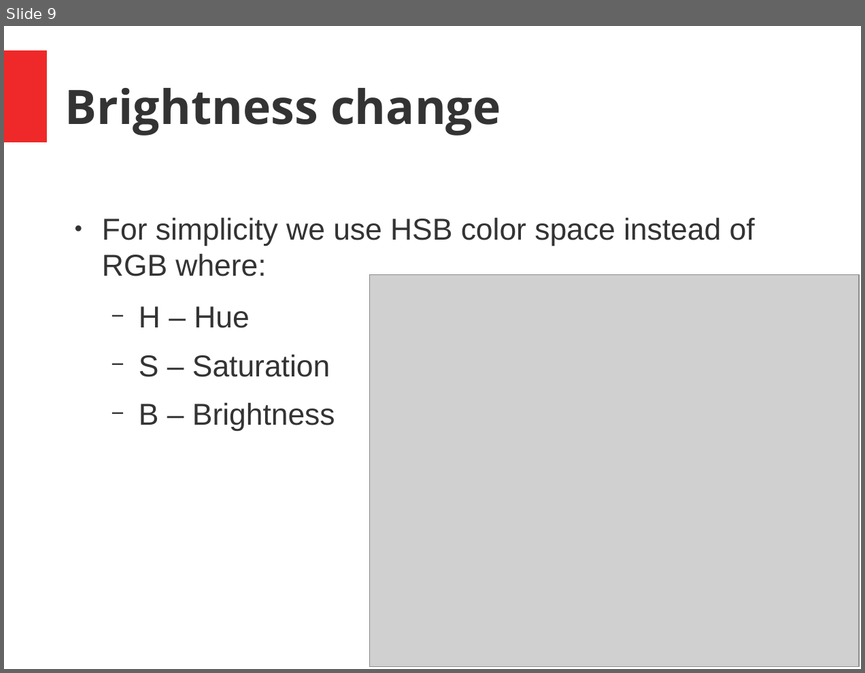
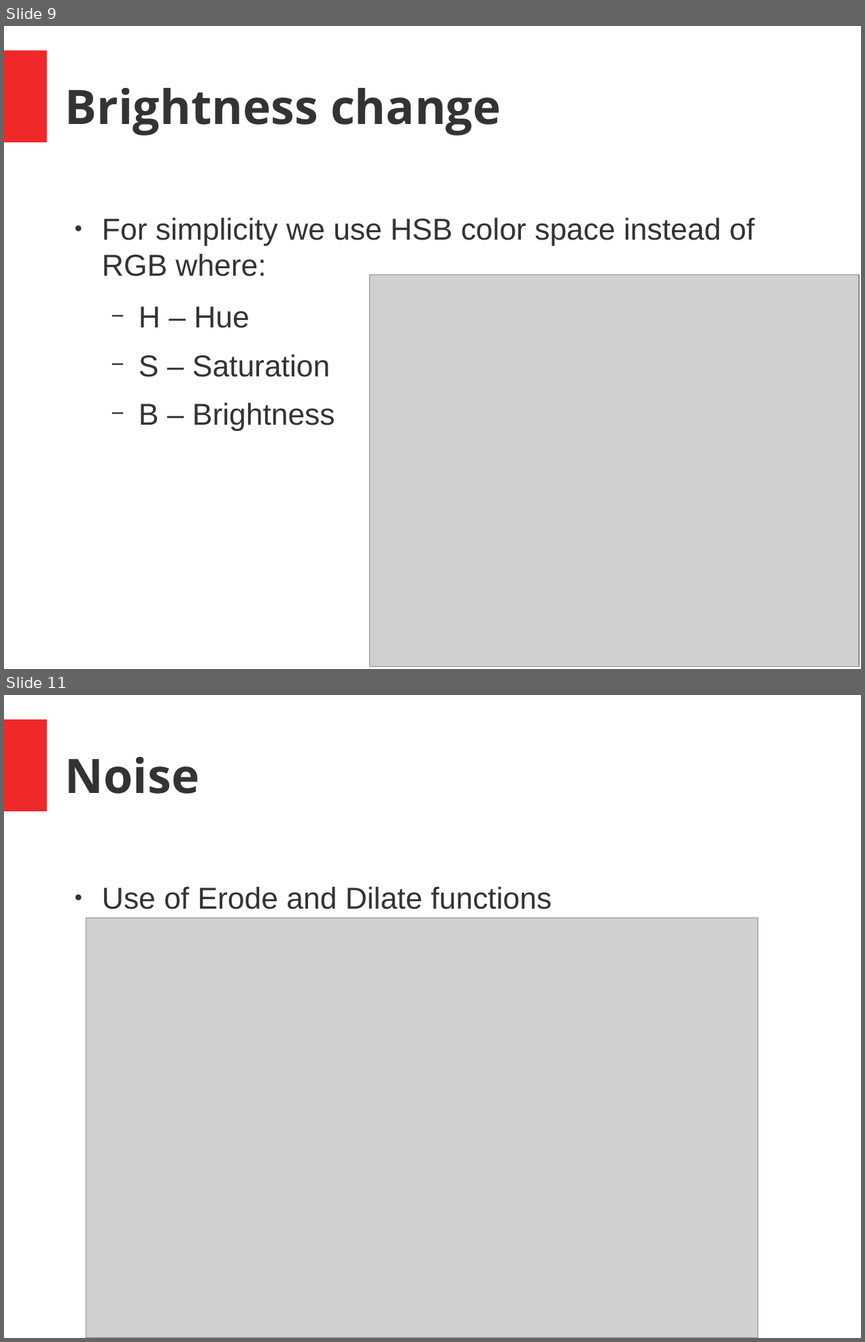
Before and after one commit to joseph-allen/MinsharaMask, a slide deck: SeminarJosephAllen.odp. Shown one above the other, each under a label of ours: slide 9 before the commit, slides 9 and 11 after it; the slides between them are not shown. The pictures are 865x673 and 865x1342 pixels, drawn with LibreOffice and Linux fonts; fonts in the diff are those of the drawing; grey boxes stand for pictures. Boxes give left, top, right and bottom in pixels: in the first picture for what was removed or moved away, otherwise in the second. Text is boxed around its words. In the diff, an @@ line names an element or a change of style, - is before the commit and + after.

```diff
--- a/SeminarJosephAllen.odp
+++ b/SeminarJosephAllen.odp
@@ slide 11 added at (4, 695, 861, 1338), background #FFFFFF; not listed: 1 template element that a slide beside it also shows @@
@@ title added at (65, 757, 199, 794), 44 pt, text #333333, bold @@
+Noise
@@ text added at (102, 886, 552, 909), 28 pt, text #333333 @@
+● Use of Erode and Dilate functions
@@ picture added at (86, 918, 758, 1338) @@
```
Also in this commit, not shown: 1 other slide added, 1 slide removed.
